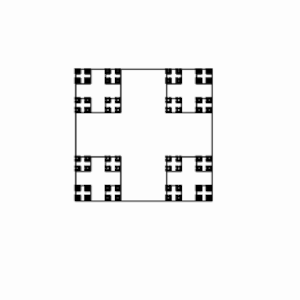
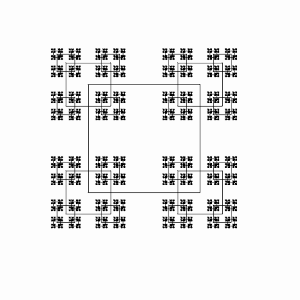
Revision of a layered 300 x 300 image; what changed, layer by layer:
painted on "Calque copié" over [50, 48, 238, 229]
